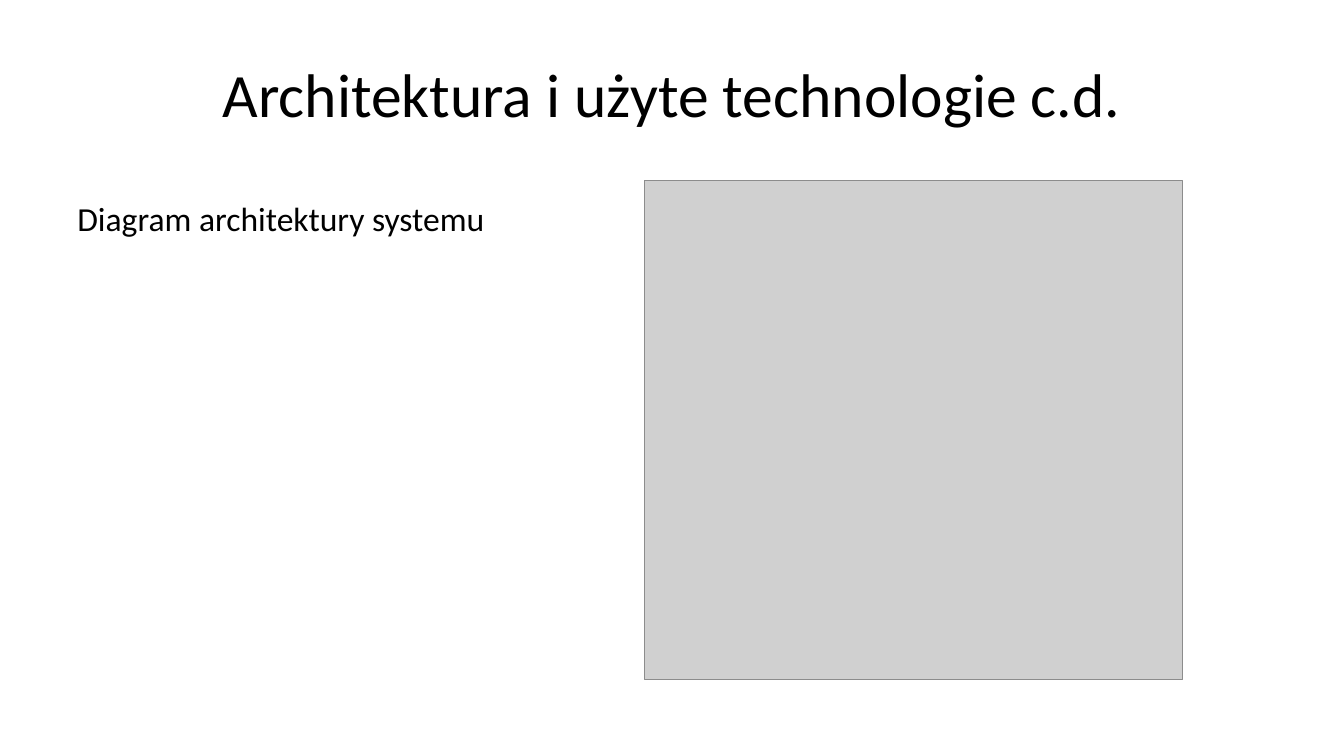
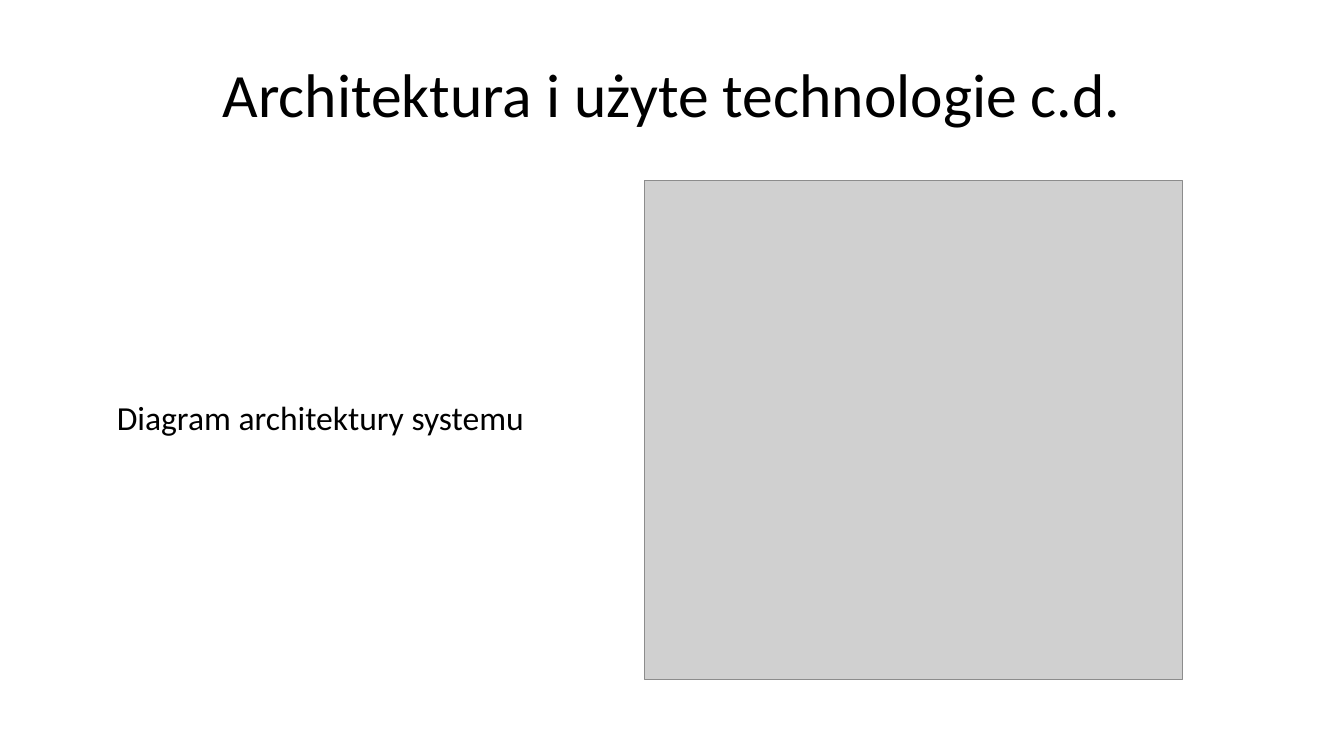
Before and after one commit to bjj-project/accommodation_announcements_documentation, a slide deck: slide 27 of accommodation_announcements_presentation.pptx (slide 26 before the commit). Drawn at 1344x756 pixels with LibreOffice and Linux fonts; fonts in the diff are those of the drawing; grey boxes stand for pictures; background and template pictures are left out. Boxes give left, top, right and bottom in pixels: in the first picture for what was removed or moved away, otherwise in the second. Text is boxed around its words. In the diff, an @@ line names an element or a change of style, - is before the commit and + after.

```diff
--- a/accommodation_announcements_presentation.pptx
+++ b/accommodation_announcements_presentation.pptx
@@ text "Diagram architektury systemu": place and size @@
-text "Diagram architektury systemu" at box(77, 207, 484, 237)
+text "Diagram architektury systemu" at box(117, 406, 524, 436)
@@ text "Diagram architektury systemu" at box(117, 406, 524, 436): alignment left to centre @@
```
Also in this commit, not shown: 7 other slides changed, 7 slides added, 6 slides removed.
